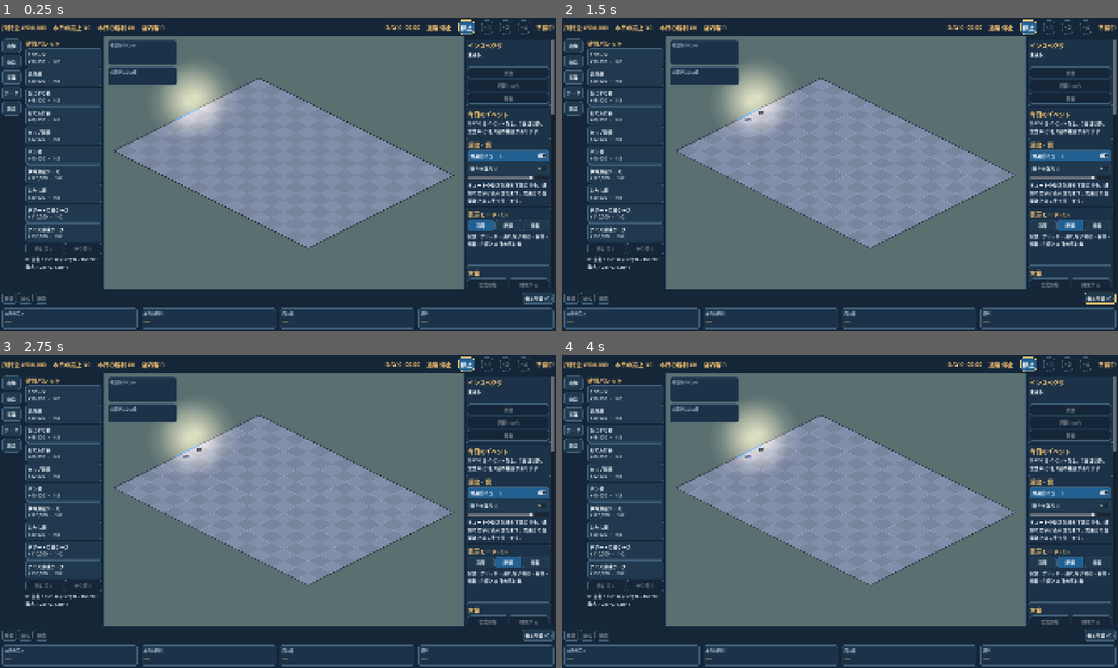
Above: before the commit, frames 1-4 (two rows, left to right).
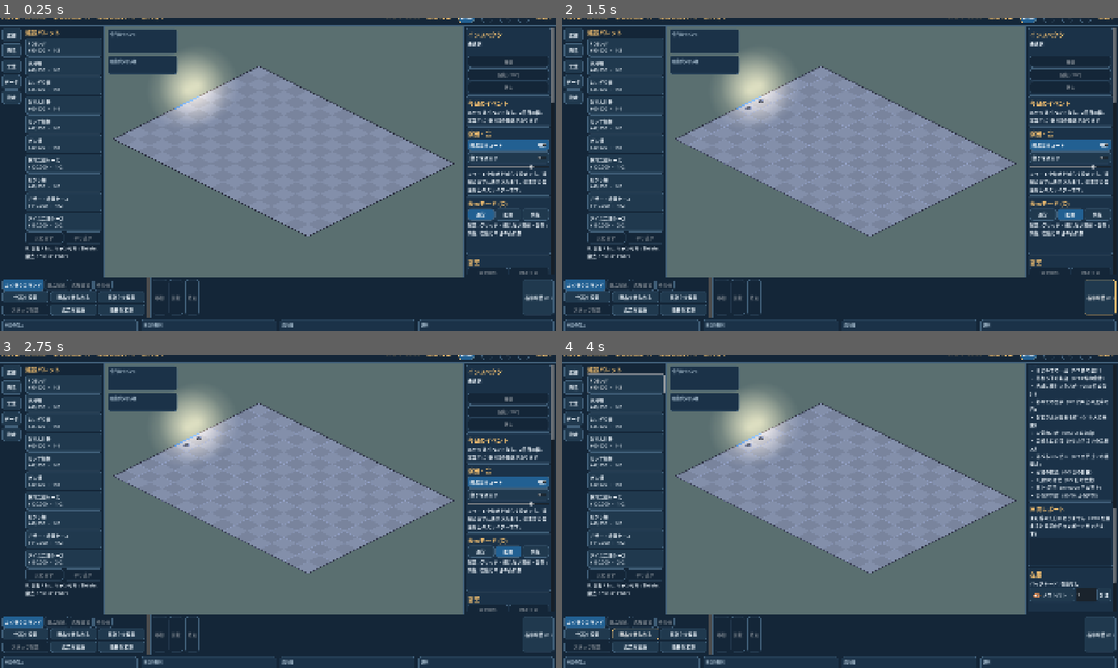
Above: after the commit, the same moments.

Repository: yn217/Convenience_store_Sim
Game: Godot game, scene res://scenes/main/Main.tscn
The game is run twice, just before and just after one commit, with the same random seed, the same clock (stepped at 60 frames per second) and the same inputs.
Inputs (mouse positions are in pixels of both pictures, inside the frame that each line leads up to):
- Up to frame 1 (0.25 s): no input
- Up to frame 2 (1.5 s): click "営業" at 0.5 s; click "表示切替 (O)" at 1.25 s
- Up to frame 3 (2.75 s): click (22, 621) at 2 s, where only the run after the commit has a clickable "よく使うコマンド"
- Up to frame 4 (4 s): click (589, 633) at 2.75 s, where only the run after the commit has a clickable "什器を設置"; click (634, 633) at 3.5 s, where only the run after the commit has a clickable "商品を仕入れる"

The runs differ from the first frame. In frame 1, 23% of the frame differs, in the area x 0-100%, y 0-100%; in frame 2, 23%; in frame 3, 23%; in frame 4, 23%.

Commit message:
feat(ui): bottom command grid beside the command bar
Adds CommandGrid (2x3 wide buttons plus a tab strip, only the first tab
active). Each button scrolls the matching inspector card into view; the
build button focuses the always-visible palette. スタッフ配置 is disabled
(MVP対象外). Grid and CommandBar share a BottomRow under Layout, so the bar
now resolves Layout by walking up instead of using its parent.

Co-Authored-By: Claude Haiku <noreply@anthropic.com>

Diff:
--- a/scripts/presentation/command_bar.gd
+++ b/scripts/presentation/command_bar.gd
@@ -18,8 +18,9 @@
 	var row := HBoxContainer.new()
 	row.add_theme_constant_override("separation", 8)
 	add_child(row)
+	var layout := _layout()
 	for a in ACTIONS:
-		var target := get_parent().find_child(a["target"], true, false) as Button   # the inspector's button (sections are cards now)
+		var target := layout.find_child(a["target"], true, false) as Button   # the inspector's button (sections are cards now)
 		if target == null:
 			continue
 		var b := Button.new()
@@ -50,6 +51,14 @@
 
 
 func _cycle_overlay() -> void:
-	var world := get_node_or_null("../MainArea/StoreViewport/SubViewport/StoreWorld")
+	var world := _layout().get_node_or_null("MainArea/StoreViewport/SubViewport/StoreWorld")
 	if world != null and world.has_method("cycle_overlay_mode"):
 		world.cycle_overlay_mode()
+
+
+## The Layout VBoxContainer that holds the screen's side panels. The bar sits in a row below it, so walk up.
+func _layout() -> Node:
+	var n := get_parent()
+	while n != null and n.name != "Layout":
+		n = n.get_parent()
+	return n
--- /dev/null
+++ b/scripts/presentation/command_grid.gd
@@ -0,0 +1,129 @@
+class_name CommandGrid
+extends PanelContainer
+## Bottom-left command panel (mockup A): a tab strip and a 2x3 grid of wide buttons. Each button scrolls the
+## matching inspector (side panel) section into view. The build palette is always visible, so that button
+## just takes focus. The tab strip is decorative for now: only the first tab works, the others are 準備中.
+
+const TABS := ["よく使うコマンド", "商品補充", "店舗運営", "その他"]
+const TAB_NOT_READY := "準備中"
+const ACTIONS := [
+	{"label": "什器を設置", "section": "", "palette": true},
+	{"label": "商品を仕入れる", "section": "在庫"},
+	{"label": "棚割りを編集", "section": "在庫"},
+	{"label": "スタッフ配置", "section": "", "tip": "MVP対象外"},
+	{"label": "広告を実施", "section": "営業"},
+	{"label": "価格を変更", "section": "販売価格"},
+]
+const BUTTON_SIZE := Vector2(160, 26)
+
+var _buttons: Dictionary = {}   # label -> Button
+
+
+func _ready() -> void:
+	name = "CommandGrid"
+	var box := get_theme_stylebox("panel").duplicate() as StyleBoxFlat   # tighter vertical padding keeps the row short
+	if box != null:
+		box.content_margin_top = 6
+		box.content_margin_bottom = 6
+		add_theme_stylebox_override("panel", box)
+	var column := VBoxContainer.new()
+	column.add_theme_constant_override("separation", 2)
+	add_child(column)
+	var tabs := HBoxContainer.new()
+	tabs.add_theme_constant_override("separation", 4)
+	column.add_child(tabs)
+	for i in TABS.size():
+		var tab := Button.new()
+		tab.text = TABS[i]
+		tab.toggle_mode = true
+		tab.focus_mode = Control.FOCUS_NONE
+		tab.custom_minimum_size.y = BUTTON_SIZE.y
+		tab.button_pressed = i == 0
+		if i == 0:
+			tab.pressed.connect(func(): tab.set_pressed_no_signal(true))   # the first tab stays selected
+		else:
+			tab.disabled = true
+			tab.tooltip_text = TAB_NOT_READY
+		tabs.add_child(tab)
+	var grid := GridContainer.new()
+	grid.columns = 3
+	grid.add_theme_constant_override("h_separation", 6)
+	grid.add_theme_constant_override("v_separation", 4)
+	column.add_child(grid)
+	for a in ACTIONS:
+		var b := Button.new()
+		b.text = a["label"]
+		b.custom_minimum_size = BUTTON_SIZE
+		b.size_flags_horizontal = Control.SIZE_EXPAND_FILL
+		b.focus_mode = Control.FOCUS_NONE
+		if a.has("tip"):
+			b.disabled = true
+			b.tooltip_text = a["tip"]
+		b.pressed.connect(_on_pressed.bind(a["label"]))
+		grid.add_child(b)
+		_buttons[a["label"]] = b
+
+
+func button(label: String) -> Button:
+	return _buttons.get(label)
+
+
+func _on_pressed(label: String) -> void:
+	for a in ACTIONS:
+		if a["label"] != label:
+			continue
+		if a.get("palette", false):
+			_focus_palette()
+		elif a["section"] != "":
+			scroll_to_section(a["section"])
+		return
+
+
+func _focus_palette() -> void:
+	var layout := _layout()
+	var palette := layout.get_node_or_null("MainArea/BuildPalette") as Control if layout != null else null
+	if palette == null or not palette.is_visible_in_tree():
+		return
+	var type_list := palette.get_node_or_null("Body/TypeList")
+	if type_list == null:
+		return
+	for child in type_list.get_children():
+		if child is BaseButton and child.is_visible_in_tree():
+			child.grab_focus()
+			return
+
+
+## Scrolls the inspector so the card whose heading is `title` is visible. Does nothing if no such heading exists.
+func scroll_to_section(title: String) -> void:
+	var layout := _layout()
+	var inspector := layout.get_node_or_null("MainArea/FixtureInspector/Scroll") as ScrollContainer if layout != null else null
+	if inspector == null:
+		return
+	var body := inspector.get_node_or_null("Body") as Node
+	if body == null:
+		return
+	var label := _find_label(body, title)
+	if label == null:
+		return
+	var card: Node = label
+	while card.get_parent() != body:   # the heading's card: the direct child of the inspector body
+		card = card.get_parent()
+	inspector.ensure_control_visible(card as Control)
+
+
+func _find_label(node: Node, text: String) -> Label:
+	for child in node.get_children():
+		if child is Label and (child as Label).text == text:
+			return child
+		var found := _find_label(child, text)
+		if found != null:
+			return found
+	return null
+
+
+## The Layout VBoxContainer that holds the screen's side panels. The grid sits in a row below it, so walk up.
+func _layout() -> Node:
+	var n := get_parent()
+	while n != null and n.name != "Layout":
+		n = n.get_parent()
+	return n
--- a/scripts/presentation/main_layout.gd
+++ b/scripts/presentation/main_layout.gd
@@ -19,7 +19,14 @@
 	var nav := LeftNav.new()
 	$Layout/MainArea.add_child(nav)
 	$Layout/MainArea.move_child(nav, 0)
-	$Layout.add_child(CommandBar.new())
+	var bottom := HBoxContainer.new()   # command grid (left) and command bar (right) share one row
+	bottom.name = "BottomRow"
+	bottom.add_theme_constant_override("separation", 12)
+	$Layout.add_child(bottom)
+	bottom.add_child(CommandGrid.new())
+	var bar := CommandBar.new()
+	bar.size_flags_horizontal = Control.SIZE_EXPAND_FILL
+	bottom.add_child(bar)
 	$Layout.add_child(MetricBar.new())
 	var floats := FloatCards.new()
 	add_child(floats)
--- a/tests/scene/test_command_bar.gd
+++ b/tests/scene/test_command_bar.gd
@@ -7,7 +7,7 @@
 	tree.root.add_child(main)
 	await tree.process_frame
 	await tree.process_frame
-	var bar: CommandBar = main.get_node("Layout/CommandBar")
+	var bar: CommandBar = main.find_child("CommandBar", true, false)
 	t.eq(bar._pairs.size(), 3, "move / rotate / remove")
 	for p in bar._pairs:
 		t.ok((p[0] as Button).disabled, "nothing selected: disabled like the inspector")
--- /dev/null
+++ b/tests/scene/test_command_grid.gd
@@ -0,0 +1,35 @@
+extends RefCounted
+## Mockup A: the bottom-left command grid has six wide buttons; each one jumps to its side-panel section.
+
+
+func test_grid_has_six_buttons_and_staff_is_disabled(t, tree) -> void:
+	var main: Node = load("res://scenes/main/Main.tscn").instantiate()
+	tree.root.add_child(main)
+	await tree.process_frame
+	await tree.process_frame
+	var grid: CommandGrid = main.find_child("CommandGrid", true, false)
+	t.ok(grid != null, "grid is built into the screen")
+	for label in ["什器を設置", "商品を仕入れる", "棚割りを編集", "スタッフ配置", "広告を実施", "価格を変更"]:
+		t.ok(grid.button(label) != null, "button: " + label)
+	var staff := grid.button("スタッフ配置")
+	t.ok(staff.disabled, "staff placement is out of MVP")
+	t.eq(staff.tooltip_text, "MVP対象外", "staff tooltip")
+	t.ok(not grid.button("価格を変更").disabled, "price button is enabled")
+	main.queue_free()
+	await tree.process_frame
+
+
+func test_stock_button_scrolls_the_inspector(t, tree) -> void:
+	var main: Node = load("res://scenes/main/Main.tscn").instantiate()
+	tree.root.add_child(main)
+	await tree.process_frame
+	await tree.process_frame
+	var grid: CommandGrid = main.find_child("CommandGrid", true, false)
+	var scroll: ScrollContainer = main.get_node("Layout/MainArea/FixtureInspector/Scroll")
+	var before := scroll.scroll_vertical
+	grid.button("商品を仕入れる").pressed.emit()
+	await tree.process_frame
+	await tree.process_frame
+	t.ok(scroll.scroll_vertical >= before, "scroll position is valid after jumping to the stock section")
+	main.queue_free()
+	await tree.process_frame
Not shown, added: scripts/presentation/command_grid.gd.uid
Not shown, added: tests/scene/test_command_grid.gd.uid
